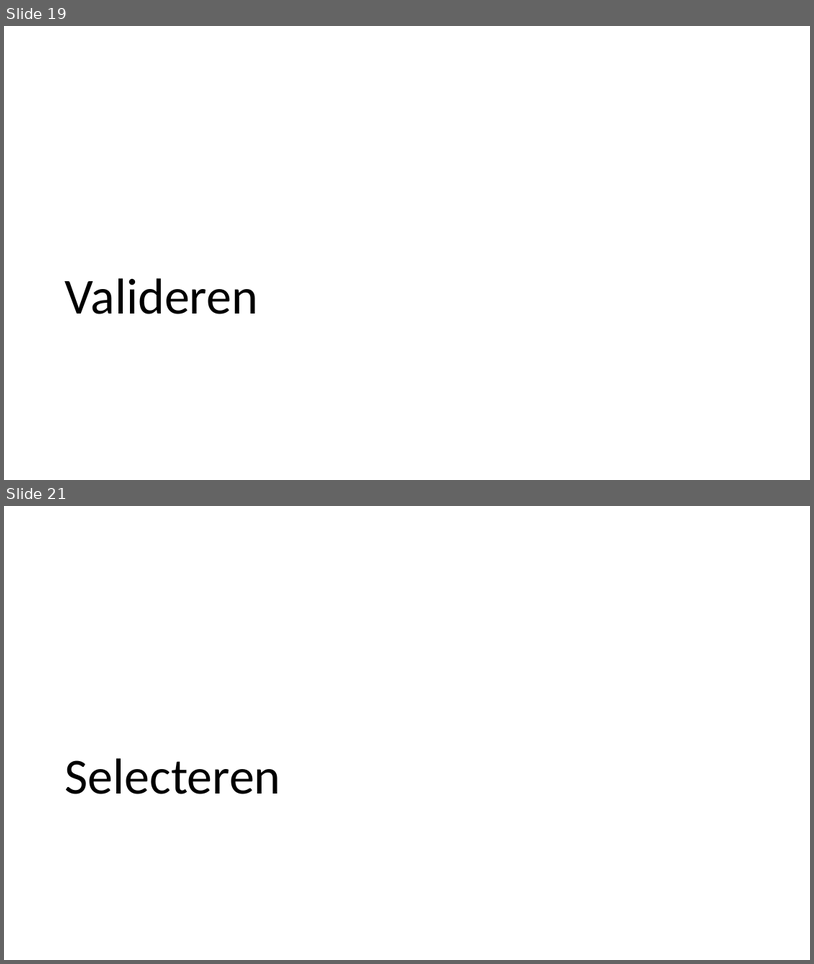
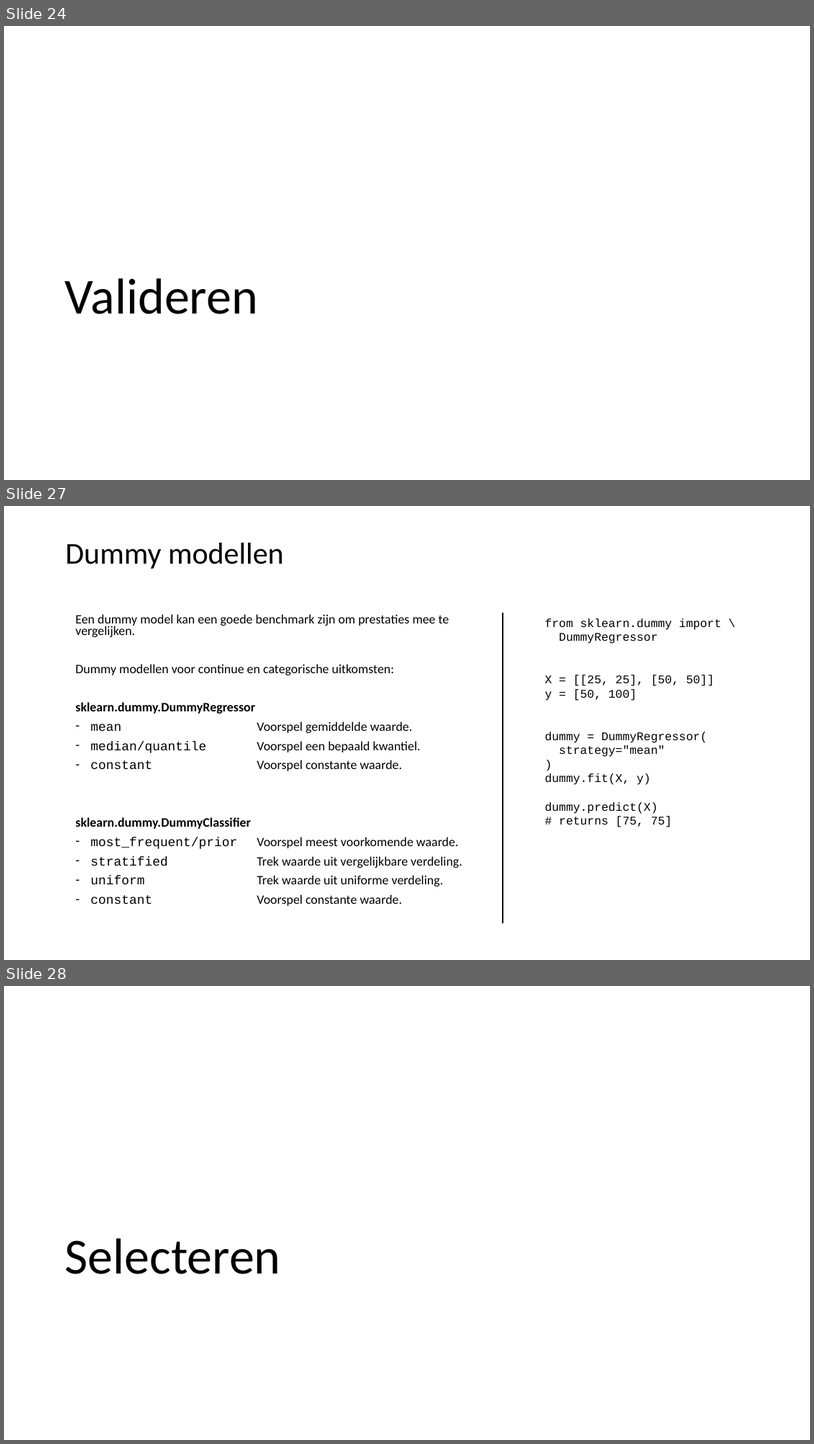
Before and after one commit to LFKoning/knowledge-sharing, a slide deck: python_trainees/4_scikit_learn/python_traineeship_4.pptx. Shown one above the other, each under a label of ours: slides 19 and 21 before the commit, slides 24, 27 and 28 after it; the slides between them are not shown. The pictures are 814x964 and 814x1444 pixels, drawn with LibreOffice and Linux fonts; fonts in the diff are those of the drawing. Boxes give left, top, right and bottom in pixels: in the first picture for what was removed or moved away, otherwise in the second. Text is boxed around its words. In the diff, an @@ line names an element or a change of style, - is before the commit and + after.

```diff
--- a/python_trainees/4_scikit_learn/python_traineeship_4.pptx
+++ b/python_trainees/4_scikit_learn/python_traineeship_4.pptx
@@ slide 27 added at [4, 506, 810, 960], background #FFFFFF @@
@@ title added at [65, 543, 284, 569], 36 pt, text #000000 @@
+Dummy modellen
@@ line added from (503, 613) to (503, 923), #000000 1 pt @@
@@ text added at [75, 614, 463, 906], 15.3 pt, text #000000 @@
+Een dummy model kan een goede benchmark zijn om prestaties mee te vergelijken.
+Dummy modellen voor continue en categorische uitkomsten:
+sklearn.dummy.DummyRegressor
+– mean Voorspel gemiddelde waarde.
+– median/quantile Voorspel een bepaald kwantiel.
+– constant Voorspel constante waarde.
+sklearn.dummy.DummyClassifier
+– most_frequent/prior Voorspel meest voorkomende waarde.
+– stratified Trek waarde uit vergelijkbare verdeling.
+– uniform Trek waarde uit uniforme verdeling.
+– constant Voorspel constante waarde.
@@ text added at [545, 618, 722, 827], 14 pt, text #000000 @@
+from sklearn.dummy import \
+DummyRegressor
+X = [[25, 25], [50, 50]]
+y = [50, 100]
+dummy = DummyRegressor(
+strategy="mean"
+)
+dummy.fit(X, y)
+dummy.predict(X)
+# returns [75, 75]
@@ what was slide 19 is now slide 24 @@
@@ what was slide 21 is now slide 28 @@
```
Also in this commit, not shown: 3 slides changed, 6 other slides added, 7 other files.
